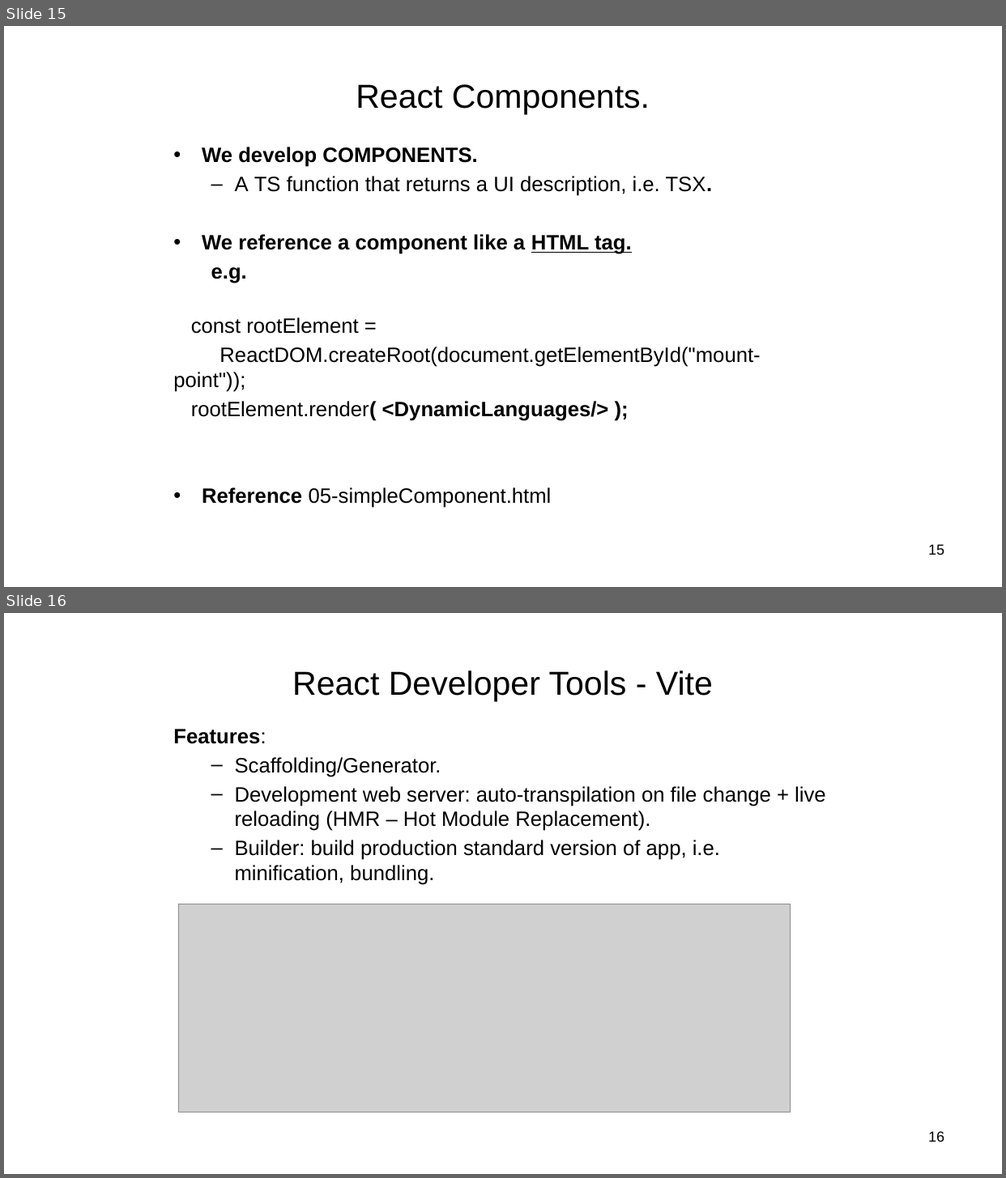
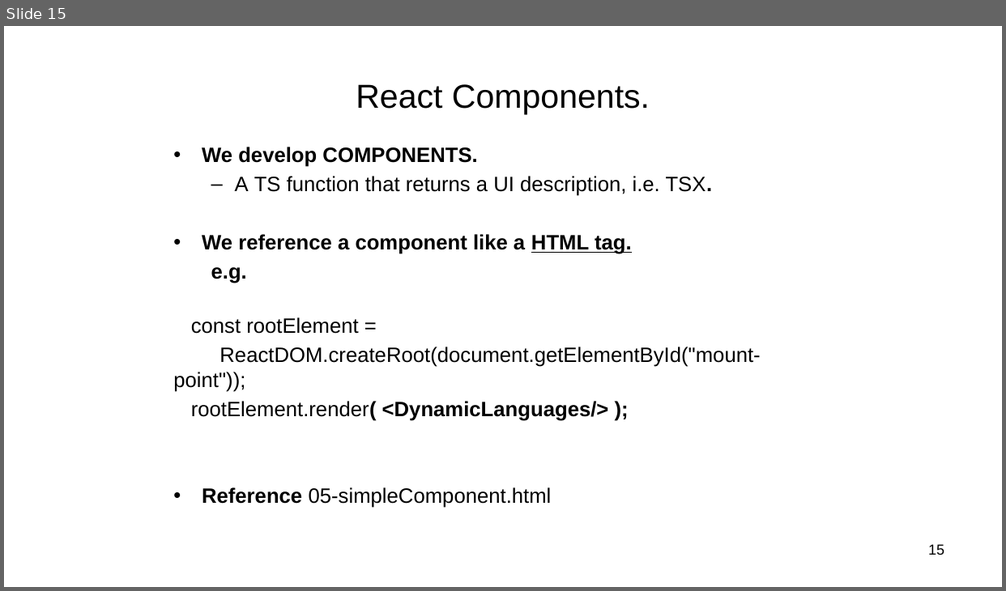
Before and after one commit to wit-hdip-comp-sci-2024/full-stack-2, a slide deck: topic-2/talk-1/ReactJS_01.pptx. Shown one above the other, each under a label of ours: slides 15 and 16 before the commit, slide 15 after it. The pictures are 1006x1178 and 1006x591 pixels, drawn with LibreOffice and Linux fonts; fonts in the diff are those of the drawing; grey boxes stand for pictures. Boxes give left, top, right and bottom in pixels: in the first picture for what was removed or moved away, otherwise in the second. Text is boxed around its words. In the diff, an @@ line names an element or a change of style, - is before the commit and + after.

```diff
--- a/topic-2/talk-1/ReactJS_01.pptx
+++ b/topic-2/talk-1/ReactJS_01.pptx
@@ slide 16 removed at (x1=4, y1=613, x2=1002, y2=1174), background #FFFFFF @@
@@ title removed at (x1=292, y1=671, x2=713, y2=702) @@
-React Developer Tools - Vite
@@ text removed at (x1=173, y1=729, x2=826, y2=885) @@
-Features:
-  – Scaffolding/Generator.
-  – Development web server: auto-transpilation on file change + live reloading (HMR – Hot Module Replacement).
-  – Builder: build production standard version of app, i.e. minification, bundling.
@@ picture removed at (x1=178, y1=905, x2=790, y2=1112) @@
@@ page number removed at (x1=928, y1=1131, x2=944, y2=1142) @@
-16
```
Also in this commit, not shown: 7 slides changed, 21 other slides removed, 20 other files.
